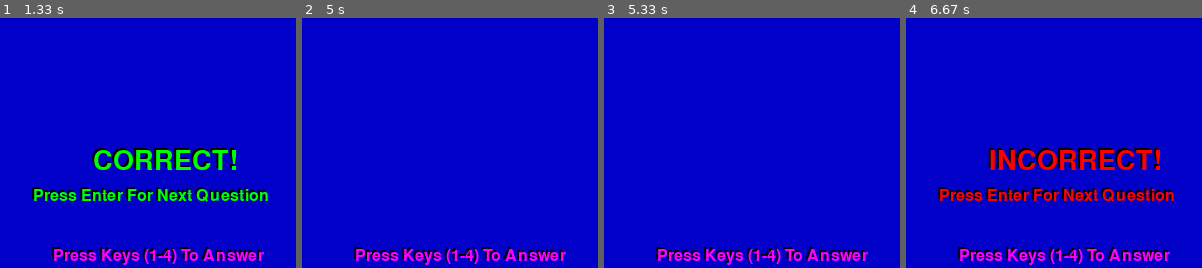
Above: before the commit, frames 1-4 (left to right).
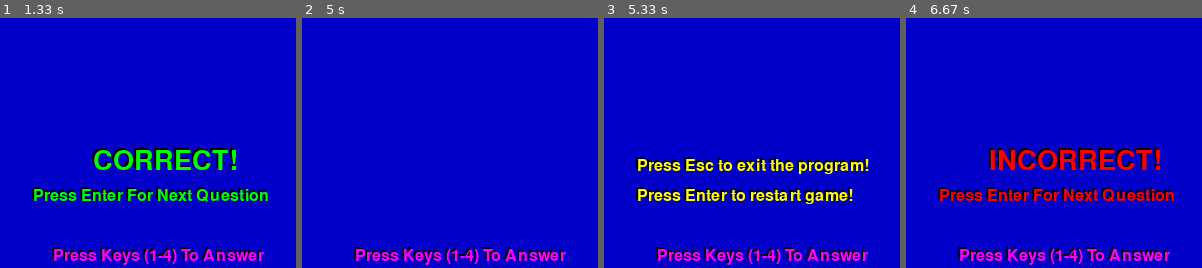
Above: after the commit, the same moments.

Repository: DeepNoceans/PythonPrograms
Game: pygame game, started from Pygame!/TriviaGame.py
Two runs of this game, one before a commit and one after it. Both use one fixed random seed, a clock stepped at 60 frames per second and the inputs below.
Inputs:
- Up to frame 1 (1.33 s): tap 4 at 0.33, 1 s; tap Enter at 0.67 s
- Up to frame 2 (5 s): tap Space at 1.33, 1.73, 2.03, 2.9, 3.2, 4.3, 4.63, 4.93 s; tap 4 at 1.82, 2.98, 4.38 s; tap 1 at 2.5 s; tap 2 at 3.9 s
- Up to frame 3 (5.33 s): tap Space at 5.07 s
- Up to frame 4 (6.67 s): tap Space at 5.47, 5.77 s; tap 4 at 5.55 s; tap 3 at 6.47 s
The pictures show only the part of the screen within x 23-73%, y 50-100%; the shares and areas given below are measured in that part.

Frames 1-2 are identical in both runs. In frame 3, 5.7% of the frame differs, in the area x 10-90%, y 55-75%; in frame 4, nothing differs.

Commit message:
asdfasfw3ee
asdf

Diff:
--- a/Pygame!/TriviaGame.py
+++ b/Pygame!/TriviaGame.py
@@ -45,14 +45,18 @@
             self.colors = [white, white, white, white]
             self.colors[self.correct-1] = green
             print_text(font1, 230, 380, "CORRECT!", green)
-            print_text(font2, 170, 420, "Press Enter For Next Question", green)
+            if counter != 10:
+                print_text(font2, 170, 420, "Press Enter For Next Question", green)
         elif self.failed:
             self.colors = [white, white, white, white]
             self.colors[self.wronganswer-1] = red
             self.colors[self.correct-1] = green
             print_text(font1, 220, 380, "INCORRECT!", red)
-            print_text(font2, 170, 420, "Press Enter For Next Question", red)
-
+            if counter != 10:
+                print_text(font2, 170, 420, "Press Enter For Next Question", red)
+        if counter == 10:
+            print_text(font2, 170, 420, "Press Enter to restart game!", yellow)
+            print_text(font2, 170, 390, "Press Esc to exit the program!", yellow)
         #display answers
         print_text(font1, 5, 170, "ANSWERS")
         print_text(font2, 20, 210, "1 - " +
@@ -108,6 +112,7 @@
 #load the trivia data file
 trivia = Trivia("Trivia_Data.txt")
 
+counter = 0
 #repeating loop
 while True:
     for event in pygame.event.get():
@@ -128,6 +133,7 @@
 
 
                 trivia.next_question()
+                counter += 1
 
     #clear the screen
     screen.fill((0, 0, 200))
